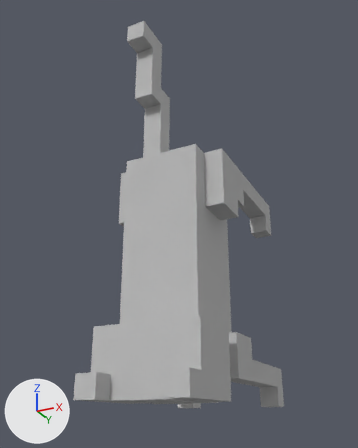
Before and after pictures for a commit that changed the glTF model public/cat.gltf.
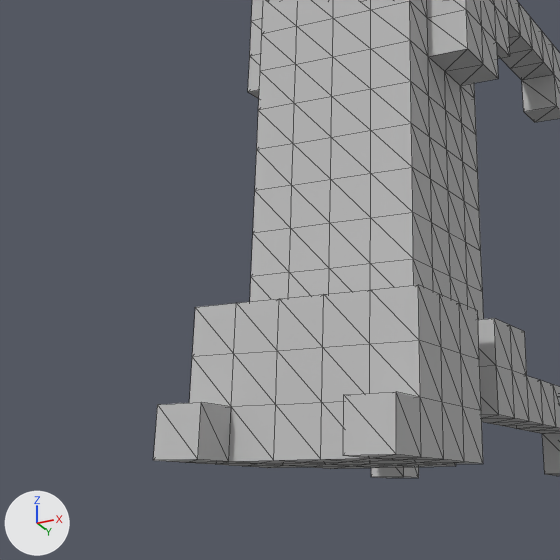
Old and new are each drawn whole from a 50 mm lens placed at (10.8, -28.5, -5.9), pointed at (-0.3, -6.2, 4.1) and again close up on the part from 0% to 75% of the width and 40% to 100% of the height. Lighting does not change. The marker at lower left points along +X, +Y and +Z. The close-ups show mesh edges as thin lines. Vertices at the same position are counted once.

The older version as bpy lines, for what is in view:
```python
me_node_mesh = bpy.data.meshes.new('Node-Mesh')
me_node_mesh.from_pydata(...)  # 467 vertices, 928 faces; spans x -3.0..3.0, y -12.0..0.0, z -5.0..14.0
me_node_mesh.materials.append(mat_default)  # grey #bcbcbc
ob_node = bpy.data.objects.new('Node', me_node_mesh)
ob_node.location = (0.0, 0.0, 0.0)
```
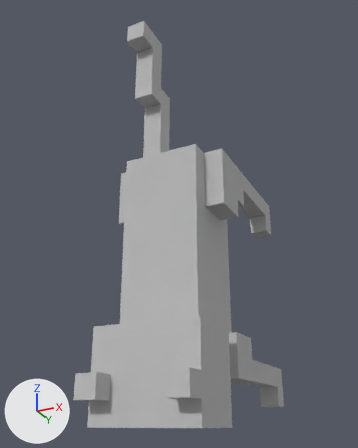
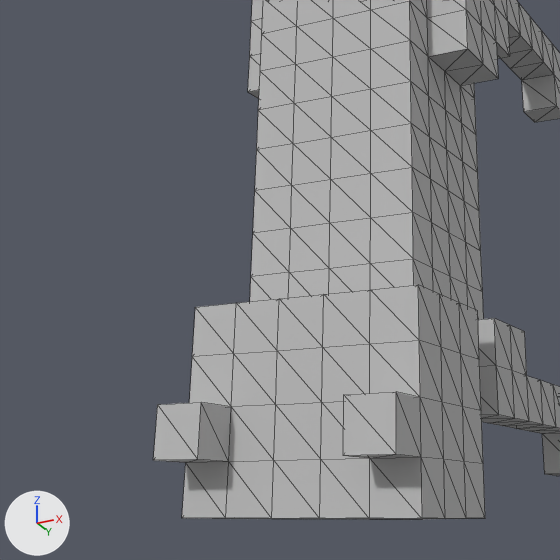
Boxes (x1, y1, x2, y2) around the edits, measured in the close-ups (560 x 560 px):
'Node', reshaped
    before: (153, 0, 560, 478)
    after: (153, 0, 560, 519)
part 1 of me_node_mesh, built on
    before: (187, 457, 483, 469)
    after: (182, 457, 485, 519)

Diff of the bpy script that builds the scene:
```diff
--- a/public/cat.gltf.py
+++ b/public/cat.gltf.py
@@ me_node_mesh @@
 # used by ob_node; location = (0.0, 0.0, 0.0)
-me_node_mesh.from_pydata(...)  # 467 vertices, 928 faces; spans x -3.0..3.0, y -12.0..0.0, z -5.0..14.0
+me_node_mesh.from_pydata(...)  # 485 vertices, 964 faces; spans x -3.0..3.0, y -12.0..0.0, z -6.0..14.0
+# me_node_mesh part 1
+# 10 vertices are removed from x -1.0..2.0, y -10.0..-8.0, z -5.0..-4.0
+# 52 faces are deleted
+# 2 vertices are added at (0.0, -8.0, -6.0), (1.0, -8.0, -6.0)
+# 26 new vertices lie (0.0, 0.0, -1.0) away from vertices in x -2.0..3.0, y -11.0..-7.0, z -5.0
+# 88 new faces join them
 me_node_mesh.materials.append(mat_default)
```
